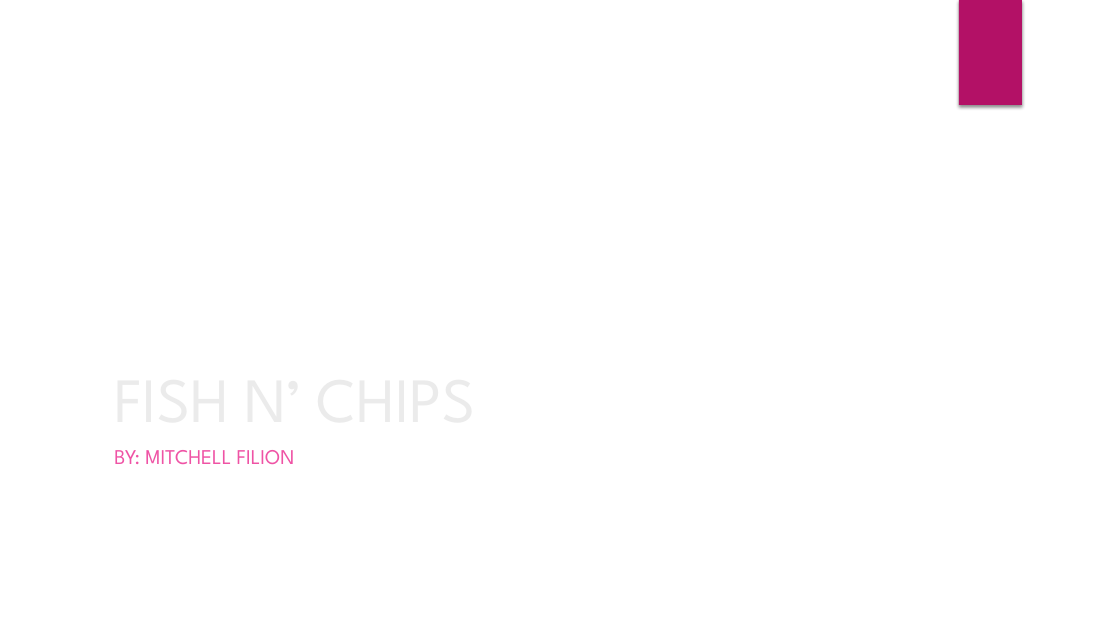
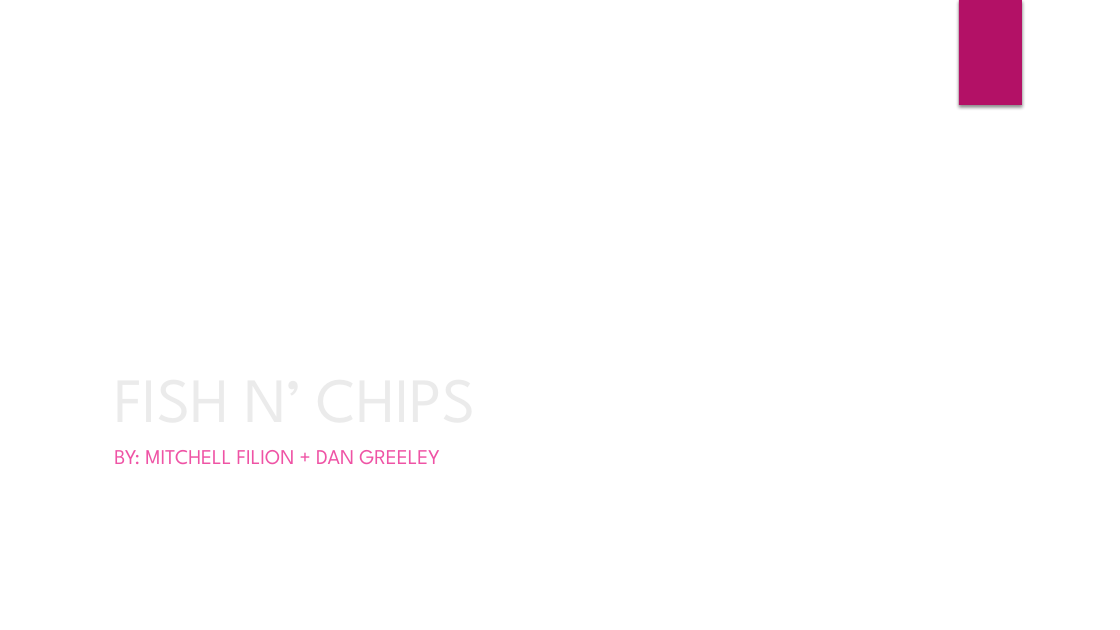
Before and after one commit to pin1blink182/IST113, a slide deck: slide 1 of FISH N’ CHIPS.pptx. Drawn at 1120x630 pixels with LibreOffice and Linux fonts; fonts in the diff are those of the drawing; background and template pictures are left out. Boxes give left, top, right and bottom in pixels: in the first picture for what was removed or moved away, otherwise in the second. Text is boxed around its words. In the diff, an @@ line names an element or a change of style, - is before the commit and + after.

Commit message:
vc

```diff
--- a/FISH N’ CHIPS.pptx
+++ b/FISH N’ CHIPS.pptx
@@ subtitle at [114,450,440,464]: text changed @@
-BY: MITCHELL FILION
+BY: MITCHELL FILION + DAN GREELEY
```
